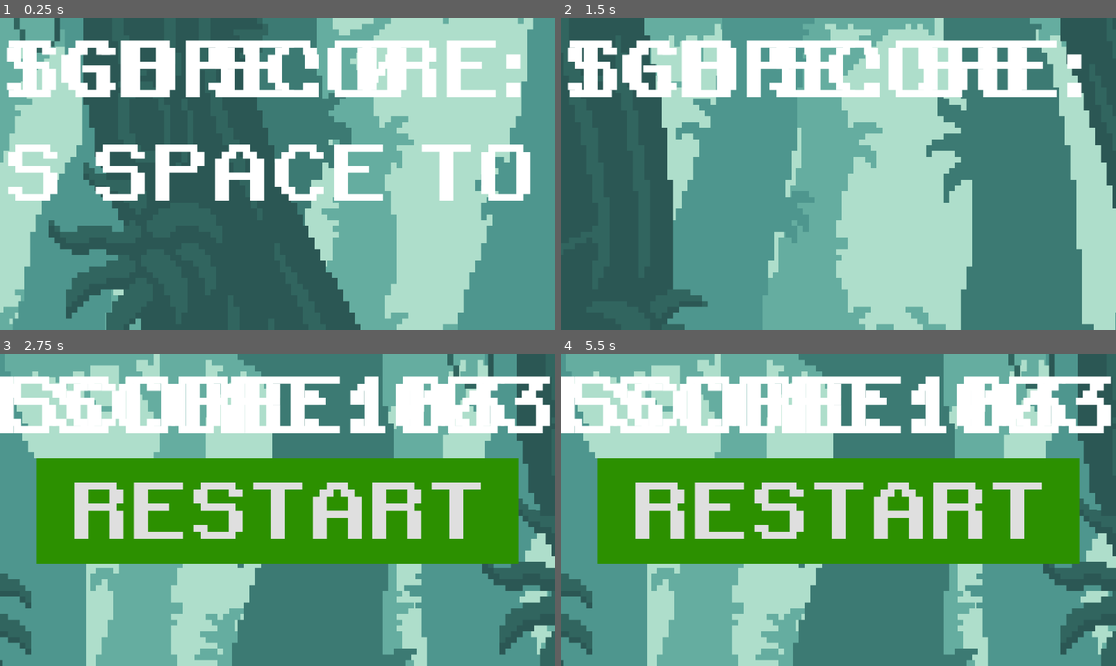
Above: before the commit, frames 1-4 (two rows, left to right).
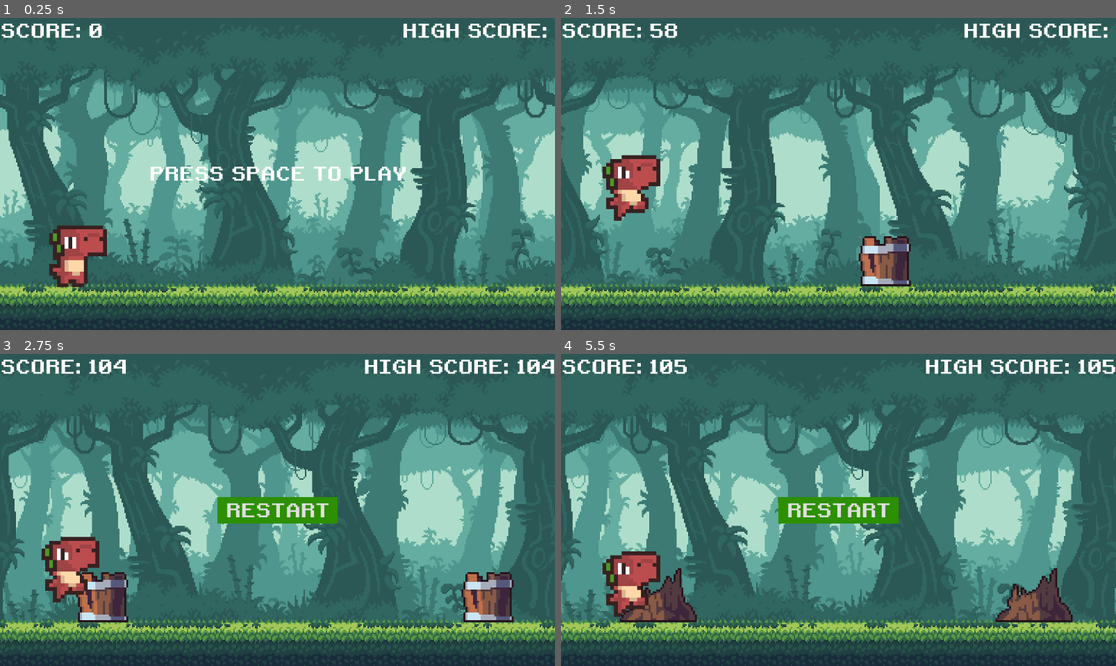
Above: after the commit, the same moments.

Repository: teachermanjeff/redplatformer2025
Game: Godot game, scene res://scenes/main.tscn
The game is run twice, just before and just after one commit, with the same random seed, the same clock (stepped at 60 frames per second) and the same inputs.
Inputs:
- Up to frame 1 (0.25 s): no input
- Up to frame 2 (1.5 s): tap Space (jump, bound only before the commit) at 0.5, 0.77, 0.8, 1.07, 1.35 s; hold Enter (ui_accept) 0.53-1.28 s; hold D (right, bound only before the commit) from 0.53 s (still down)
- Up to frame 3 (2.75 s): tap Space (jump, bound only before the commit) at 1.52, 1.82, 2.3 s; tap Enter (ui_accept) at 1.55 s; release D (right, bound only before the commit) at 2.03 s; hold A (left, bound only before the commit) from 2.03 s (still down); hold Enter (ui_accept) from 2.03 s (still down)
- Up to frame 4 (5.5 s): release A (left, bound only before the commit) at 2.75 s; release Enter (ui_accept) at 2.75 s; click "RESTART" at 2.75 s; tap Space (jump, bound only before the commit) at 3.5, 3.77, 4.07, 5.27 s; hold D (right, bound only before the commit) 3.53-5.03 s; tap Enter (ui_accept) at 3.6, 5.1 s; hold Space (jump, bound only before the commit) 4.28-5.03 s; hold A (left, bound only before the commit) from 5.03 s (still down)

The runs differ from the first frame. In frame 1, 78% of the frame differs, in the area x 0-100%, y 0-100%; in frame 2, 81%; in frame 3, 87%; in frame 4, 86%.

Commit message:
everything broke so i gotta do this to restart our files

Diff:
--- a/project.godot
+++ b/project.godot
@@ -10,48 +10,7 @@
 
 [application]
 
-config/name="SidescrollerQuickstart"
-run/main_scene="uid://bju4jxwr7a0pg"
-config/features=PackedStringArray("4.4", "Mobile")
+config/name="dino_run_tut"
+run/main_scene="res://scenes/main.tscn"
+config/features=PackedStringArray("4.1", "Forward Plus")
 config/icon="res://icon.svg"
-
-[display]
-
-window/stretch/scale=4.0
-
-[input]
-
-up={
-"deadzone": 0.5,
-"events": [Object(InputEventKey,"resource_local_to_scene":false,"resource_name":"","device":-1,"window_id":0,"alt_pressed":false,"shift_pressed":false,"ctrl_pressed":false,"meta_pressed":false,"pressed":false,"keycode":0,"physical_keycode":87,"key_label":0,"unicode":119,"location":0,"echo":false,"script":null)
-]
-}
-down={
-"deadzone": 0.5,
-"events": [Object(InputEventKey,"resource_local_to_scene":false,"resource_name":"","device":-1,"window_id":0,"alt_pressed":false,"shift_pressed":false,"ctrl_pressed":false,"meta_pressed":false,"pressed":false,"keycode":0,"physical_keycode":83,"key_label":0,"unicode":115,"location":0,"echo":false,"script":null)
-]
-}
-left={
-"deadzone": 0.5,
-"events": [Object(InputEventKey,"resource_local_to_scene":false,"resource_name":"","device":-1,"window_id":0,"alt_pressed":false,"shift_pressed":false,"ctrl_pressed":false,"meta_pressed":false,"pressed":false,"keycode":0,"physical_keycode":65,"key_label":0,"unicode":97,"location":0,"echo":false,"script":null)
-]
-}
-right={
-"deadzone": 0.5,
-"events": [Object(InputEventKey,"resource_local_to_scene":false,"resource_name":"","device":-1,"window_id":0,"alt_pressed":false,"shift_pressed":false,"ctrl_pressed":false,"meta_pressed":false,"pressed":false,"keycode":0,"physical_keycode":68,"key_label":0,"unicode":100,"location":0,"echo":false,"script":null)
-]
-}
-jump={
-"deadzone": 0.5,
-"events": [Object(InputEventKey,"resource_local_to_scene":false,"resource_name":"","device":-1,"window_id":0,"alt_pressed":false,"shift_pressed":false,"ctrl_pressed":false,"meta_pressed":false,"pressed":false,"keycode":0,"physical_keycode":32,"key_label":0,"unicode":32,"location":0,"echo":false,"script":null)
-]
-}
-
-[physics]
-
-2d/default_gravity=490.0
-
-[rendering]
-
-textures/canvas_textures/default_texture_filter=0
-renderer/rendering_method="mobile"
--- a/scenes/barrel.tscn
+++ b/scenes/barrel.tscn
@@ -1,9 +1,9 @@
 [gd_scene load_steps=3 format=3 uid="uid://c65cw8m63e11s"]
 
-[ext_resource type="Texture2D" uid="uid://c2na8iq62xim6" path="res://assets/imgs/obstacles/barrel.png" id="1_4t56u"]
+[ext_resource type="Texture2D" uid="uid://c2na8iq62xim6" path="res://assets/img/obstacles/barrel.png" id="1_4t56u"]
 
 [sub_resource type="RectangleShape2D" id="RectangleShape2D_4q30l"]
-size = Vector2(99, 104)
+size = Vector2(108, 104)
 
 [node name="Barrel" type="Area2D"]
 
@@ -13,5 +13,4 @@
 texture = ExtResource("1_4t56u")
 
 [node name="CollisionShape2D" type="CollisionShape2D" parent="."]
-position = Vector2(-4.5, 0)
 shape = SubResource("RectangleShape2D_4q30l")
--- a/scenes/bg.tscn
+++ b/scenes/bg.tscn
@@ -1,10 +1,10 @@
 [gd_scene load_steps=6 format=3 uid="uid://bpkphu8qj137m"]
 
-[ext_resource type="Texture2D" uid="uid://cysa04ywr7oi3" path="res://assets/imgs/background/plx-1.png" id="1_5v8qh"]
-[ext_resource type="Texture2D" uid="uid://bs8dvkk1vgt5h" path="res://assets/imgs/background/plx-2.png" id="2_3jfie"]
-[ext_resource type="Texture2D" uid="uid://dt8hsfog1mjyq" path="res://assets/imgs/background/plx-3.png" id="3_fpq7s"]
-[ext_resource type="Texture2D" uid="uid://c2y3w4ij2n3sa" path="res://assets/imgs/background/plx-4.png" id="4_3lhbs"]
-[ext_resource type="Texture2D" uid="uid://c4rlb0tycrggt" path="res://assets/imgs/background/plx-5.png" id="5_xlcew"]
+[ext_resource type="Texture2D" uid="uid://cysa04ywr7oi3" path="res://assets/img/background/plx-1.png" id="1_5v8qh"]
+[ext_resource type="Texture2D" uid="uid://bs8dvkk1vgt5h" path="res://assets/img/background/plx-2.png" id="2_3jfie"]
+[ext_resource type="Texture2D" uid="uid://dt8hsfog1mjyq" path="res://assets/img/background/plx-3.png" id="3_fpq7s"]
+[ext_resource type="Texture2D" uid="uid://c2y3w4ij2n3sa" path="res://assets/img/background/plx-4.png" id="4_3lhbs"]
+[ext_resource type="Texture2D" uid="uid://c4rlb0tycrggt" path="res://assets/img/background/plx-5.png" id="5_xlcew"]
 
 [node name="Bg" type="ParallaxBackground"]
 
--- a/scenes/bird.gd
+++ b/scenes/bird.gd
@@ -8,4 +8,4 @@
 
 # Called every frame. 'delta' is the elapsed time since the previous frame.
 func _process(delta):
-	position.x -= get_parent().speed / 2.4
+	position.x -= get_parent().speed / 2
--- a/scenes/bird.tscn
+++ b/scenes/bird.tscn
@@ -1,6 +1,6 @@
 [gd_scene load_steps=10 format=3 uid="uid://crugqy7j4jt4a"]
 
-[ext_resource type="Texture2D" uid="uid://dyasm1fruq87r" path="res://assets/imgs/obstacles/Bird.png" id="1_rxtif"]
+[ext_resource type="Texture2D" uid="uid://dyasm1fruq87r" path="res://assets/img/obstacles/Bird.png" id="1_rxtif"]
 [ext_resource type="Script" path="res://scenes/bird.gd" id="1_sru60"]
 
 [sub_resource type="AtlasTexture" id="AtlasTexture_3nmc2"]
@@ -57,9 +57,9 @@
 autoplay = "flying"
 
 [node name="CollisionShape2D" type="CollisionShape2D" parent="."]
-position = Vector2(-40, -10)
+position = Vector2(-38.5, 2.5)
 shape = SubResource("RectangleShape2D_fqt42")
 
 [node name="CollisionShape2D2" type="CollisionShape2D" parent="."]
-position = Vector2(16, -20)
+position = Vector2(15, 0)
 shape = SubResource("CapsuleShape2D_s8m3f")
--- a/scenes/dino.gd
+++ b/scenes/dino.gd
@@ -1,6 +1,6 @@
 extends CharacterBody2D
 
-const GRAVITY : int = 5000
+const GRAVITY : int = 4200
 const JUMP_SPEED : int = -1800
 
 # Called every frame. 'delta' is the elapsed time since the previous frame.
@@ -11,7 +11,7 @@
 			$AnimatedSprite2D.play("idle")
 		else:
 			$RunCol.disabled = false
-			if Input.is_action_pressed("jump"):
+			if Input.is_action_pressed("ui_accept"):
 				velocity.y = JUMP_SPEED
 				#$JumpSound.play()
 			elif Input.is_action_pressed("ui_down"):
--- a/scenes/dino.tscn
+++ b/scenes/dino.tscn
@@ -1,7 +1,7 @@
 [gd_scene load_steps=24 format=3 uid="uid://bhtein0chknfn"]
 
-[ext_resource type="Texture2D" uid="uid://c525jycvvecyd" path="res://assets/imgs/mort.png" id="1_0g0lj"]
-[ext_resource type="Script" uid="uid://bh8x165i5lie4" path="res://scenes/dino.gd" id="1_1stpw"]
+[ext_resource type="Texture2D" uid="uid://c525jycvvecyd" path="res://assets/img/mort.png" id="1_0g0lj"]
+[ext_resource type="Script" path="res://scenes/dino.gd" id="1_1stpw"]
 [ext_resource type="AudioStream" uid="uid://dscpg6m666dta" path="res://assets/sound/jump.wav" id="2_60go1"]
 
 [sub_resource type="AtlasTexture" id="AtlasTexture_yd527"]
@@ -147,10 +147,10 @@
 }]
 
 [sub_resource type="RectangleShape2D" id="RectangleShape2D_whux2"]
-size = Vector2(9.75, 13.875)
+size = Vector2(10, 16)
 
 [sub_resource type="RectangleShape2D" id="RectangleShape2D_t1b5m"]
-size = Vector2(7.625, 10.875)
+size = Vector2(10, 14)
 
 [node name="Dino" type="CharacterBody2D"]
 z_index = 1
@@ -164,11 +164,11 @@
 autoplay = "idle"
 
 [node name="RunCol" type="CollisionShape2D" parent="."]
-position = Vector2(0.125, 0.1875)
+position = Vector2(-1, 0)
 shape = SubResource("RectangleShape2D_whux2")
 
 [node name="DuckCol" type="CollisionShape2D" parent="."]
-position = Vector2(0.0625, -0.5625)
+position = Vector2(-1, 1)
 shape = SubResource("RectangleShape2D_t1b5m")
 
 [node name="JumpSound" type="AudioStreamPlayer" parent="."]
--- a/scenes/ground.tscn
+++ b/scenes/ground.tscn
@@ -1,6 +1,6 @@
 [gd_scene load_steps=3 format=3 uid="uid://b5pwnh1tmyrnl"]
 
-[ext_resource type="Texture2D" uid="uid://c1oqrqxusukd2" path="res://assets/imgs/background/ground.png" id="1_achns"]
+[ext_resource type="Texture2D" uid="uid://c1oqrqxusukd2" path="res://assets/img/background/ground.png" id="1_achns"]
 
 [sub_resource type="RectangleShape2D" id="RectangleShape2D_te2nw"]
 size = Vector2(2304, 97)
--- a/scenes/main.gd
+++ b/scenes/main.gd
@@ -25,7 +25,6 @@
 var ground_height : int
 var game_running : bool
 var last_obs
-
 
 # Called when the node enters the scene tree for the first time.
 func _ready():
@@ -68,8 +67,6 @@
 
 		#generate obstacles
 		generate_obs()
-
-		change_map()
 
 		#move dino and camera
 		$Dino.position.x += speed
@@ -129,7 +126,6 @@
 	if body.name == "Dino":
 		game_over()
 
-
 func show_score():
 	$HUD.get_node("ScoreLabel").text = "SCORE: " + str(score / SCORE_MODIFIER)
 
@@ -138,15 +134,10 @@
 		high_score = score
 		$HUD.get_node("HighScoreLabel").text = "HIGH SCORE: " + str(high_score / SCORE_MODIFIER)
 
-func change_map():
-	if score > 25000:
-		get_tree().change_scene_to_file("res://scenes/test_level.tscn")
-
 func adjust_difficulty():
 	difficulty = score / SPEED_MODIFIER
 	if difficulty > MAX_DIFFICULTY:
 		difficulty = MAX_DIFFICULTY
-
 
 func game_over():
 	check_high_score()
--- a/scenes/player.gd
+++ /dev/null
@@ -1,85 +0,0 @@
-extends CharacterBody2D
-
-@export var speed : float = 200.0
-@export var jump_velocity : float = -150.0
-@export var double_jump_velocity : float = -100
-
-@onready var animated_sprite : AnimatedSprite2D = $AnimatedSprite2D
-
-# Get the gravity from the project settings to be synced with RigidBody nodes.
-var gravity = ProjectSettings.get_setting("physics/2d/default_gravity")
-var has_double_jumped : bool = false
-var animation_locked : bool = false
-var direction : Vector2 = Vector2.ZERO
-var was_in_air : bool = false
-
-func _physics_process(delta):
-	# Add the gravity.
-	if not is_on_floor():
-		velocity.y += gravity * delta
-		was_in_air = true
-	else:
-		has_double_jumped = false
-
-		if was_in_air == true:
-			land()
-
-		was_in_air = false
-
-	# Handle Jump.
-	if Input.is_action_just_pressed("jump"):
-		if is_on_floor():
-			# Normal jump from floor
-			jump()
-		elif not has_double_jumped:
-			# Double jump in air
-			double_jump()
-
-
-	# Get the input direction and handle the movement/deceleration.
-	# As good practice, you should replace UI actions with custom gameplay actions.
-	direction = Input.get_vector("left", "right", "up", "down")
-
-	if direction.x != 0 && animated_sprite.animation != "jump_end":
-		velocity.x = direction.x * speed
-	else:
-		velocity.x = move_toward(velocity.x, 0, speed)
-
-	move_and_slide()
-	update_animation()
-	update_facing_direction()
-
-func update_animation():
-	if not animation_locked:
-		if not is_on_floor():
-			animated_sprite.play("jump_loop")
-		else:
-			if direction.x != 0:
-				animated_sprite.play("run")
-			else:
-				animated_sprite.play("idle")
-
-func update_facing_direction():
-	if direction.x > 0:
-		animated_sprite.flip_h = false
-	elif direction.x < 0:
-		animated_sprite.flip_h = true
-
-func jump():
-	velocity.y = jump_velocity
-	animated_sprite.play("jump_start")
-	animation_locked = true
-
-func double_jump():
-	velocity.y = double_jump_velocity
-	animated_sprite.play("jump_double")
-	animation_locked = true
-	has_double_jumped = true
-
-func land():
-	animated_sprite.play("jump_end")
-	animation_locked = true
-
-func _on_animated_sprite_2d_animation_finished():
-	if(["jump_end", "jump_start", "jump_double"].has(animated_sprite.animation)):
-		animation_locked = false
--- a/scenes/player.tscn
+++ /dev/null
@@ -1,313 +0,0 @@
-[gd_scene load_steps=45 format=3 uid="uid://dmvjk3v8m1gt2"]
-
-[ext_resource type="Script" uid="uid://d20ceaww4ckqc" path="res://scenes/player.gd" id="1_flj5s"]
-[ext_resource type="Texture2D" path="res://Art/Legacy-Fantasy - High Forest 2.3/Character/Idle/Idle-Sheet.png" id="1_uohqy"]
-[ext_resource type="Texture2D" path="res://Art/Legacy-Fantasy - High Forest 2.3/Character/Run/Run-Sheet.png" id="2_c1ij0"]
-[ext_resource type="Texture2D" path="res://Art/Legacy-Fantasy - High Forest 2.3/Character/Jump-End/Jump-End-Sheet.png" id="3_5s4db"]
-[ext_resource type="Texture2D" path="res://Art/Legacy-Fantasy - High Forest 2.3/Character/Jump-Start/Jump-Start-Sheet.png" id="4_o4p5v"]
-[ext_resource type="Texture2D" path="res://Art/Legacy-Fantasy - High Forest 2.3/Character/Jumlp-All/Jump-All-Sheet.png" id="5_fhfe2"]
-
-[sub_resource type="AtlasTexture" id="AtlasTexture_mgp67"]
-atlas = ExtResource("1_uohqy")
-region = Rect2(0, 0, 64, 80)
-
-[sub_resource type="AtlasTexture" id="AtlasTexture_ie17q"]
-atlas = ExtResource("1_uohqy")
-region = Rect2(64, 0, 64, 80)
-
-[sub_resource type="AtlasTexture" id="AtlasTexture_binp2"]
-atlas = ExtResource("1_uohqy")
-region = Rect2(128, 0, 64, 80)
-
-[sub_resource type="AtlasTexture" id="AtlasTexture_lfwy1"]
-atlas = ExtResource("1_uohqy")
-region = Rect2(192, 0, 64, 80)
-
-[sub_resource type="AtlasTexture" id="AtlasTexture_fxc6u"]
-atlas = ExtResource("4_o4p5v")
-region = Rect2(128, 0, 64, 64)
-
-[sub_resource type="AtlasTexture" id="AtlasTexture_g5u5s"]
-atlas = ExtResource("4_o4p5v")
-region = Rect2(192, 0, 64, 64)
-
-[sub_resource type="AtlasTexture" id="AtlasTexture_ti80p"]
-atlas = ExtResource("3_5s4db")
-region = Rect2(0, 0, 64, 64)
-
-[sub_resource type="AtlasTexture" id="AtlasTexture_u858a"]
-atlas = ExtResource("3_5s4db")
-region = Rect2(64, 0, 64, 64)
-
-[sub_resource type="AtlasTexture" id="AtlasTexture_pdv51"]
-atlas = ExtResource("3_5s4db")
-region = Rect2(128, 0, 64, 64)
-
-[sub_resource type="AtlasTexture" id="AtlasTexture_r6pi2"]
-atlas = ExtResource("5_fhfe2")
-region = Rect2(256, 0, 64, 64)
-
-[sub_resource type="AtlasTexture" id="AtlasTexture_v8igu"]
-atlas = ExtResource("5_fhfe2")
-region = Rect2(320, 0, 64, 64)
-
-[sub_resource type="AtlasTexture" id="AtlasTexture_h081b"]
-atlas = ExtResource("5_fhfe2")
-region = Rect2(384, 0, 64, 64)
-
-[sub_resource type="AtlasTexture" id="AtlasTexture_6hjgw"]
-atlas = ExtResource("5_fhfe2")
-region = Rect2(448, 0, 64, 64)
-
-[sub_resource type="AtlasTexture" id="AtlasTexture_54t6i"]
-atlas = ExtResource("5_fhfe2")
-region = Rect2(512, 0, 64, 64)
-
-[sub_resource type="AtlasTexture" id="AtlasTexture_h3j7h"]
-atlas = ExtResource("5_fhfe2")
-region = Rect2(576, 0, 64, 64)
-
-[sub_resource type="AtlasTexture" id="AtlasTexture_qxo2b"]
-atlas = ExtResource("5_fhfe2")
-region = Rect2(640, 0, 64, 64)
-
-[sub_resource type="AtlasTexture" id="AtlasTexture_fk7et"]
-atlas = ExtResource("4_o4p5v")
-region = Rect2(0, 0, 64, 64)
-
-[sub_resource type="AtlasTexture" id="AtlasTexture_qlqmo"]
-atlas = ExtResource("4_o4p5v")
-region = Rect2(64, 0, 64, 64)
-
-[sub_resource type="AtlasTexture" id="AtlasTexture_mfri5"]
-atlas = ExtResource("4_o4p5v")
-region = Rect2(128, 0, 64, 64)
-
-[sub_resource type="AtlasTexture" id="AtlasTexture_3nmbs"]
-atlas = ExtResource("4_o4p5v")
-region = Rect2(192, 0, 64, 64)
-
-[sub_resource type="AtlasTexture" id="AtlasTexture_3k17f"]
-atlas = ExtResource("5_fhfe2")
-region = Rect2(256, 0, 64, 64)
-
-[sub_resource type="AtlasTexture" id="AtlasTexture_fcfnc"]
-atlas = ExtResource("5_fhfe2")
-region = Rect2(320, 0, 64, 64)
-
-[sub_resource type="AtlasTexture" id="AtlasTexture_m5i4p"]
-atlas = ExtResource("5_fhfe2")
-region = Rect2(384, 0, 64, 64)
-
-[sub_resource type="AtlasTexture" id="AtlasTexture_axhnn"]
-atlas = ExtResource("5_fhfe2")
-region = Rect2(448, 0, 64, 64)
-
-[sub_resource type="AtlasTexture" id="AtlasTexture_sbc3u"]
-atlas = ExtResource("5_fhfe2")
-region = Rect2(512, 0, 64, 64)
-
-[sub_resource type="AtlasTexture" id="AtlasTexture_0vs6r"]
-atlas = ExtResource("5_fhfe2")
-region = Rect2(576, 0, 64, 64)
-
-[sub_resource type="AtlasTexture" id="AtlasTexture_ypsd5"]
-atlas = ExtResource("5_fhfe2")
-region = Rect2(640, 0, 64, 64)
-
-[sub_resource type="AtlasTexture" id="AtlasTexture_b3ssj"]
-atlas = ExtResource("5_fhfe2")
-region = Rect2(704, 0, 64, 64)
-
-[sub_resource type="AtlasTexture" id="AtlasTexture_ww55j"]
-atlas = ExtResource("2_c1ij0")
-region = Rect2(0, 0, 80, 80)
-
-[sub_resource type="AtlasTexture" id="AtlasTexture_8t47p"]
-atlas = ExtResource("2_c1ij0")
-region = Rect2(80, 0, 80, 80)
-
-[sub_resource type="AtlasTexture" id="AtlasTexture_x3upv"]
-atlas = ExtResource("2_c1ij0")
-region = Rect2(160, 0, 80, 80)
-
-[sub_resource type="AtlasTexture" id="AtlasTexture_141ha"]
-atlas = ExtResource("2_c1ij0")
-region = Rect2(240, 0, 80, 80)
-
-[sub_resource type="AtlasTexture" id="AtlasTexture_yoikr"]
-atlas = ExtResource("2_c1ij0")
-region = Rect2(320, 0, 80, 80)
-
-[sub_resource type="AtlasTexture" id="AtlasTexture_y1t1k"]
-atlas = ExtResource("2_c1ij0")
-region = Rect2(400, 0, 80, 80)
-
-[sub_resource type="AtlasTexture" id="AtlasTexture_len7l"]
-atlas = ExtResource("2_c1ij0")
-region = Rect2(480, 0, 80, 80)
-
-[sub_resource type="AtlasTexture" id="AtlasTexture_v7gh8"]
-atlas = ExtResource("2_c1ij0")
-region = Rect2(560, 0, 80, 80)
-
-[sub_resource type="SpriteFrames" id="SpriteFrames_q1ej8"]
-animations = [{
-"frames": [{
-"duration": 1.0,
-"texture": SubResource("AtlasTexture_mgp67")
-}, {
-"duration": 1.0,
-"texture": SubResource("AtlasTexture_ie17q")
-}, {
-"duration": 1.0,
-"texture": SubResource("AtlasTexture_binp2")
-}, {
-"duration": 1.0,
-"texture": SubResource("AtlasTexture_lfwy1")
-}],
-"loop": true,
-"name": &"idle",
-"speed": 5.0
-}, {
-"frames": [{
-"duration": 1.0,
-"texture": SubResource("AtlasTexture_fxc6u")
-}, {
-"duration": 1.0,
-"texture": SubResource("AtlasTexture_g5u5s")
-}],
-"loop": false,
-"name": &"jump_double",
-"speed": 10.0
-}, {
-"frames": [{
-"duration": 1.0,
-"texture": SubResource("AtlasTexture_ti80p")
-}, {
-"duration": 1.0,
-"texture": SubResource("AtlasTexture_u858a")
-}, {
-"duration": 1.0,
-"texture": SubResource("AtlasTexture_pdv51")
-}],
-"loop": false,
-"name": &"jump_end",
-"speed": 10.0
-}, {
-"frames": [{
-"duration": 1.0,
-"texture": SubResource("AtlasTexture_r6pi2")
-}, {
-"duration": 1.0,
-"texture": SubResource("AtlasTexture_v8igu")
-}, {
-"duration": 1.0,
-"texture": SubResource("AtlasTexture_h081b")
-}, {
-"duration": 1.0,
-"texture": SubResource("AtlasTexture_6hjgw")
-}, {
-"duration": 1.0,
-"texture": SubResource("AtlasTexture_54t6i")
-}, {
-"duration": 1.0,
-"texture": SubResource("AtlasTexture_h3j7h")
-}, {
-"duration": 1.0,
-"texture": SubResource("AtlasTexture_qxo2b")
-}],
-"loop": true,
-"name": &"jump_loop",
-"speed": 10.0
-}, {
-"frames": [{
-"duration": 1.0,
-"texture": SubResource("AtlasTexture_fk7et")
-}, {
-"duration": 1.0,
-"texture": SubResource("AtlasTexture_qlqmo")
-}, {
-"duration": 1.0,
-"texture": SubResource("AtlasTexture_mfri5")
-}, {
-"duration": 1.0,
-"texture": SubResource("AtlasTexture_3nmbs")
-}, {
-"duration": 1.0,
-"texture": SubResource("AtlasTexture_3k17f")
-}, {
-"duration": 1.0,
-"texture": SubResource("AtlasTexture_fcfnc")
-}, {
-"duration": 1.0,
-"texture": SubResource("AtlasTexture_m5i4p")
-}, {
-"duration": 1.0,
-"texture": SubResource("AtlasTexture_axhnn")
-}, {
-"duration": 1.0,
-"texture": SubResource("AtlasTexture_sbc3u")
-}, {
-"duration": 1.0,
-"texture": SubResource("AtlasTexture_0vs6r")
-}, {
-"duration": 1.0,
-"texture": SubResource("AtlasTexture_ypsd5")
-}, {
-"duration": 1.0,
-"texture": SubResource("AtlasTexture_b3ssj")
-}],
-"loop": false,
-"name": &"jump_start",
-"speed": 10.0
-}, {
-"frames": [{
-"duration": 1.0,
-"texture": SubResource("AtlasTexture_ww55j")
-}, {
-"duration": 1.0,
-"texture": SubResource("AtlasTexture_8t47p")
-}, {
-"duration": 1.0,
-"texture": SubResource("AtlasTexture_x3upv")
-}, {
-"duration": 1.0,
-"texture": SubResource("AtlasTexture_141ha")
-}, {
-"duration": 1.0,
-"texture": SubResource("AtlasTexture_yoikr")
-}, {
-"duration": 1.0,
-"texture": SubResource("AtlasTexture_y1t1k")
-}, {
-"duration": 1.0,
-"texture": SubResource("AtlasTexture_len7l")
-}, {
-"duration": 1.0,
-"texture": SubResource("AtlasTexture_v7gh8")
-}],
-"loop": true,
-"name": &"run",
-"speed": 10.0
-}]
-
-[sub_resource type="CapsuleShape2D" id="CapsuleShape2D_ry2ya"]
-radius = 8.0
-height = 44.0
-
-[node name="Player" type="CharacterBody2D"]
-script = ExtResource("1_flj5s")
-
-[node name="AnimatedSprite2D" type="AnimatedSprite2D" parent="."]
-position = Vector2(-32, -40)
-sprite_frames = SubResource("SpriteFrames_q1ej8")
-animation = &"idle"
-autoplay = "idle"
-centered = false
-
-[node name="CollisionShape2D" type="CollisionShape2D" parent="."]
-position = Vector2(0, 2)
-shape = SubResource("CapsuleShape2D_ry2ya")
-
-[connection signal="animation_finished" from="AnimatedSprite2D" to="." method="_on_animated_sprite_2d_animation_finished"]
Not shown, changed: assets/fonts/retro.ttf.import
Renamed: assets/imgs/background/ground.png -> assets/img/background/ground.png
Not shown, changed: assets/img/background/ground.png.import
Renamed: assets/imgs/background/plx-1.png -> assets/img/background/plx-1.png
Not shown, changed: assets/img/background/plx-1.png.import
Renamed: assets/imgs/background/plx-2.png -> assets/img/background/plx-2.png
Not shown, changed: assets/img/background/plx-2.png.import
Renamed: assets/imgs/background/plx-3.png -> assets/img/background/plx-3.png
Not shown, changed: assets/img/background/plx-3.png.import
Renamed: assets/imgs/background/plx-4.png -> assets/img/background/plx-4.png
Not shown, changed: assets/img/background/plx-4.png.import
Renamed: assets/imgs/background/plx-5.png -> assets/img/background/plx-5.png
(and 17 more such lines)
